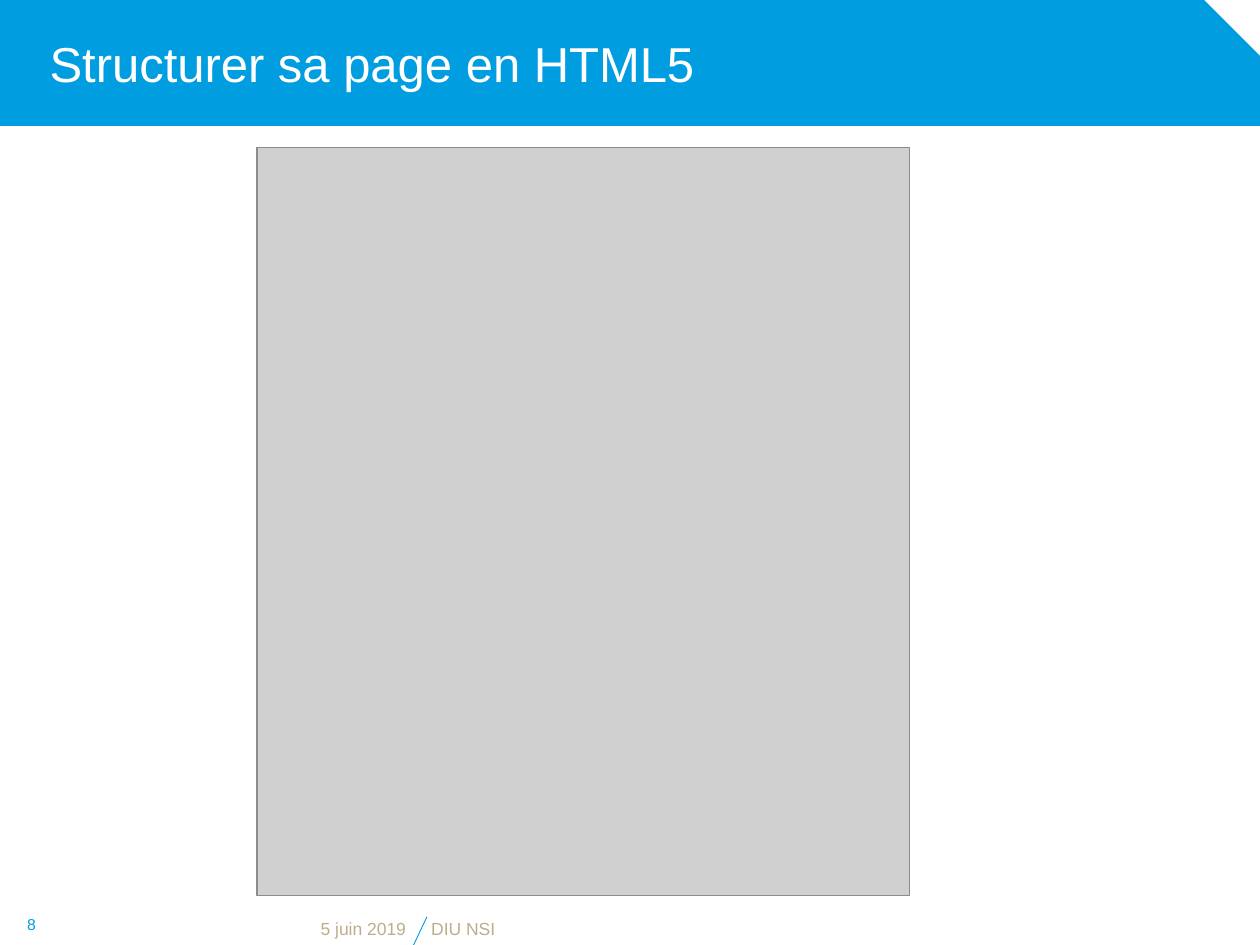
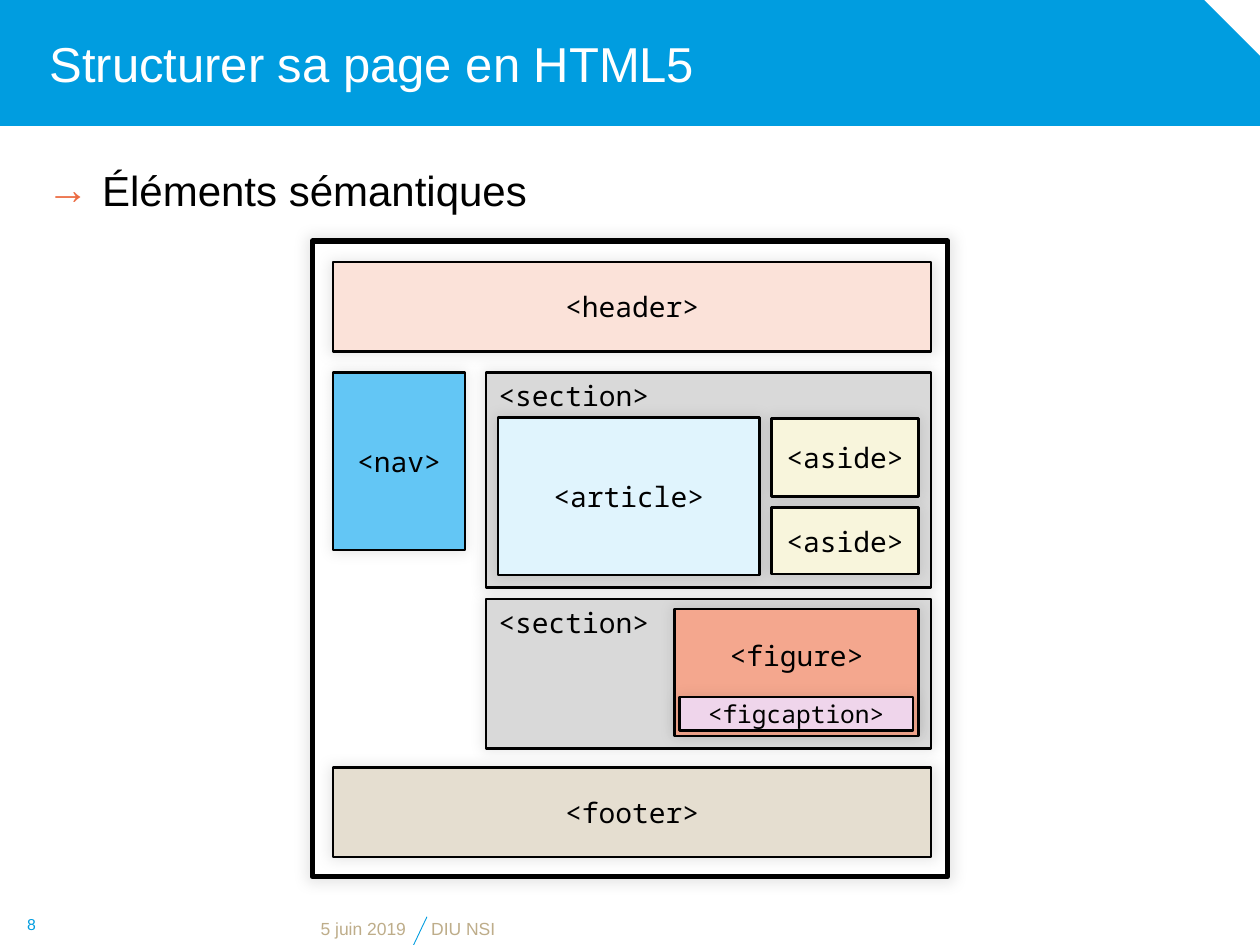
Before and after one commit to diu-uf-bordeaux/bloc1, a slide deck: slide 8 of web/2-HTML/html.pptx. Drawn at 1260x945 pixels with LibreOffice and Linux fonts; fonts in the diff are those of the drawing; grey boxes stand for pictures; background and template pictures are left out. Boxes give left, top, right and bottom in pixels: in the first picture for what was removed or moved away, otherwise in the second. Text is boxed around its words. In the diff, an @@ line names an element or a change of style, - is before the commit and + after.

Commit message:
Web : éléments sémantiques v2

```diff
--- a/web/2-HTML/html.pptx
+++ b/web/2-HTML/html.pptx
@@ picture removed at bbox=[257, 147, 910, 896] @@
@@ text added at bbox=[102, 172, 527, 214], 24 pt, text #000000 @@
+→ Éléments sémantiques
@@ rectangle added at bbox=[312, 241, 948, 876], fill #FFFFFF, outline #000000 3 pt @@
@@ rectangle added at bbox=[333, 262, 930, 352], fill #FBE2D9, outline #000000 1.5 pt, 16 pt, text #000000 @@
+<header>
@@ rectangle added at bbox=[333, 373, 465, 551], fill #63C6F5, outline #000000 1.5 pt, 16 pt, text #000000 @@
+<nav>
@@ rectangle added at bbox=[486, 373, 931, 588], fill #D9D9D9, outline #000000 1.5 pt, 16 pt, text #000000 @@
+<section>
@@ rectangle added at bbox=[498, 417, 759, 575], fill #E0F4FD, outline #000000 1.5 pt, 16 pt, text #000000 @@
+<article>
@@ rectangle added at bbox=[771, 418, 919, 496], fill #F8F5DC, outline #000000 1.5 pt, 16 pt, text #000000 @@
+<aside>
@@ rectangle added at bbox=[771, 508, 919, 575], fill #F8F5DC, outline #000000 1.5 pt, 16 pt, text #000000 @@
+<aside>
@@ rectangle added at bbox=[486, 598, 931, 748], fill #D9D9D9, outline #000000 1.5 pt, 16 pt, text #000000 @@
+<section>
@@ rectangle added at bbox=[674, 609, 919, 736], fill #F4A78E, outline #000000 1.5 pt, 16 pt, text #000000 @@
+<figure>
@@ rectangle added at bbox=[679, 697, 914, 730], fill #EFD5EB, outline #000000 1.5 pt, 14 pt, text #000000 @@
+<figcaption>
@@ rectangle added at bbox=[333, 767, 930, 857], fill #E5DED0, outline #000000 1.5 pt, 16 pt, text #000000 @@
+<footer>
```
Also in this commit, not shown: 5 other slides changed, 1 other file.
